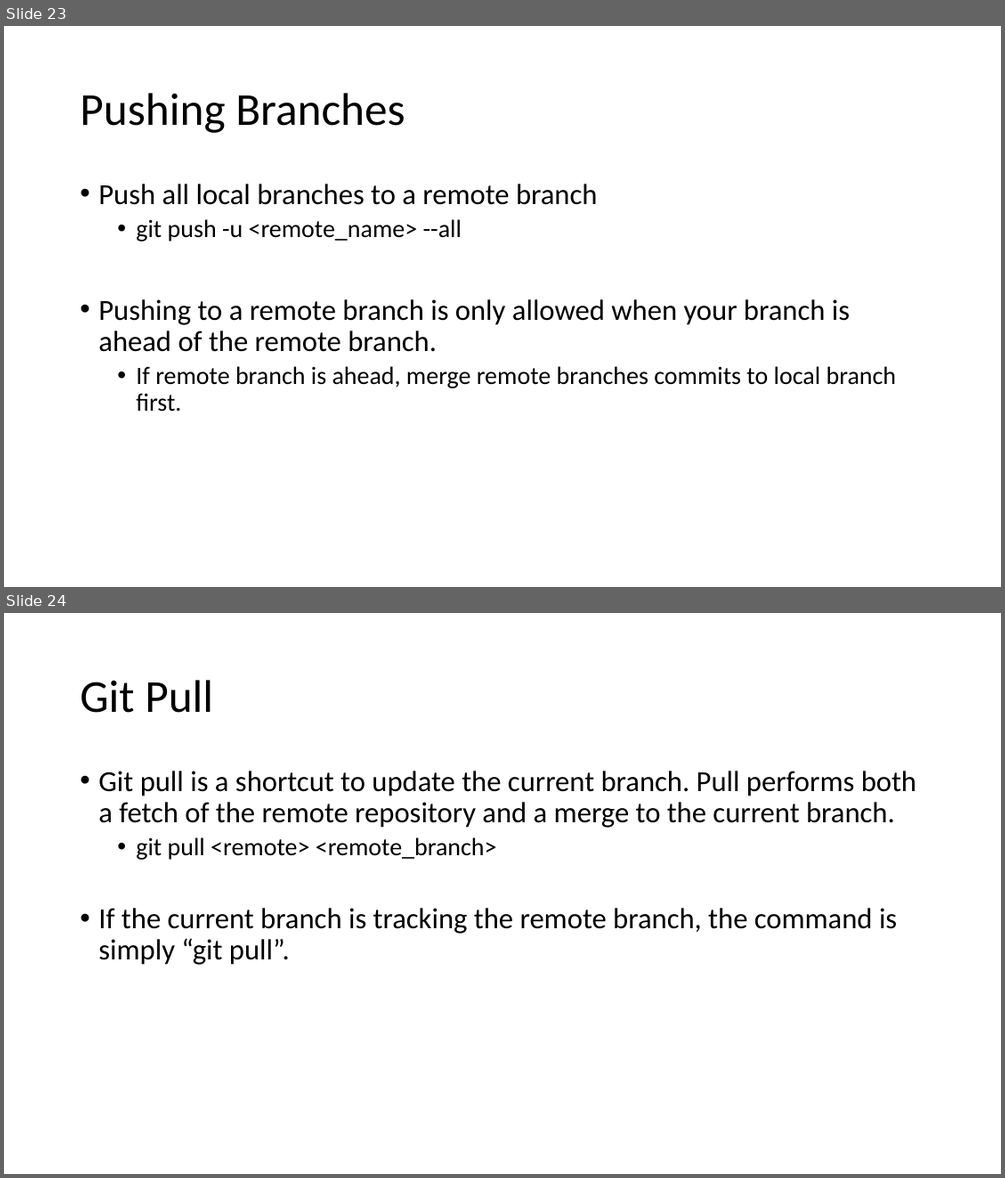
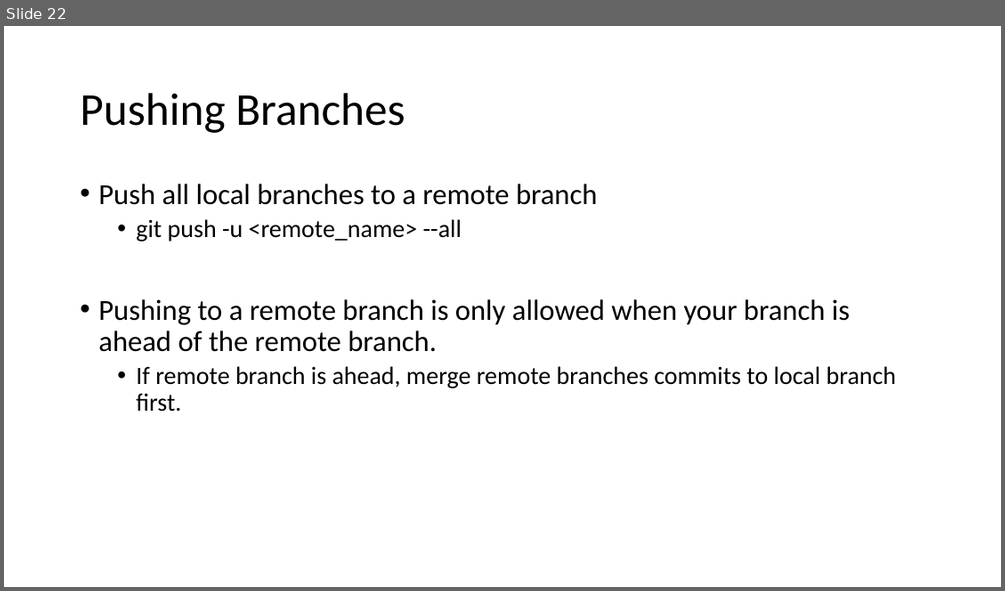
Before and after one commit to sabingautam16/git, a slide deck: Git.pptx. Shown one above the other, each under a label of ours: slides 23 and 24 before the commit, slide 22 after it. The pictures are 1005x1178 and 1005x591 pixels, drawn with LibreOffice and Linux fonts; fonts in the diff are those of the drawing. Boxes give left, top, right and bottom in pixels: in the first picture for what was removed or moved away, otherwise in the second. Text is boxed around its words. In the diff, an @@ line names an element or a change of style, - is before the commit and + after.

Commit message:
revised remote section

```diff
--- a/Git.pptx
+++ b/Git.pptx
@@ slide 24 removed at (4, 613, 1001, 1174), background #FFFFFF @@
@@ title removed at (80, 680, 213, 713) @@
-Git Pull
@@ text removed at (98, 771, 916, 965) @@
-• Git pull is a shortcut to update the current branch. Pull performs both a fetch of the remote repository and a merge to the current branch.
-  • git pull <remote> <remote_branch>
-• If the current branch is tracking the remote branch, the command is simply “git pull”.
@@ what was slide 23 is now slide 22 @@
```
Also in this commit, not shown: 2 slides changed.
